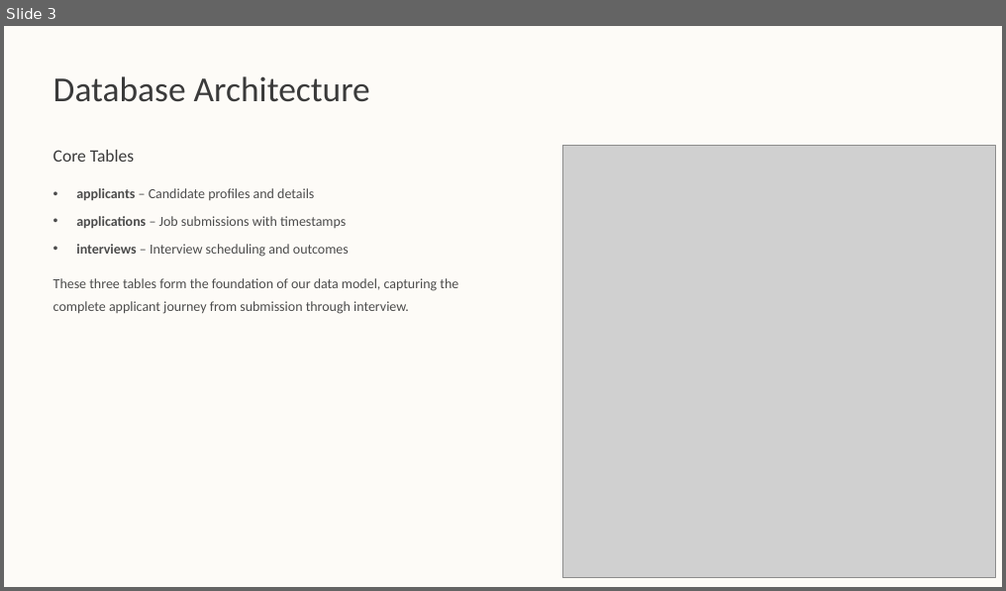
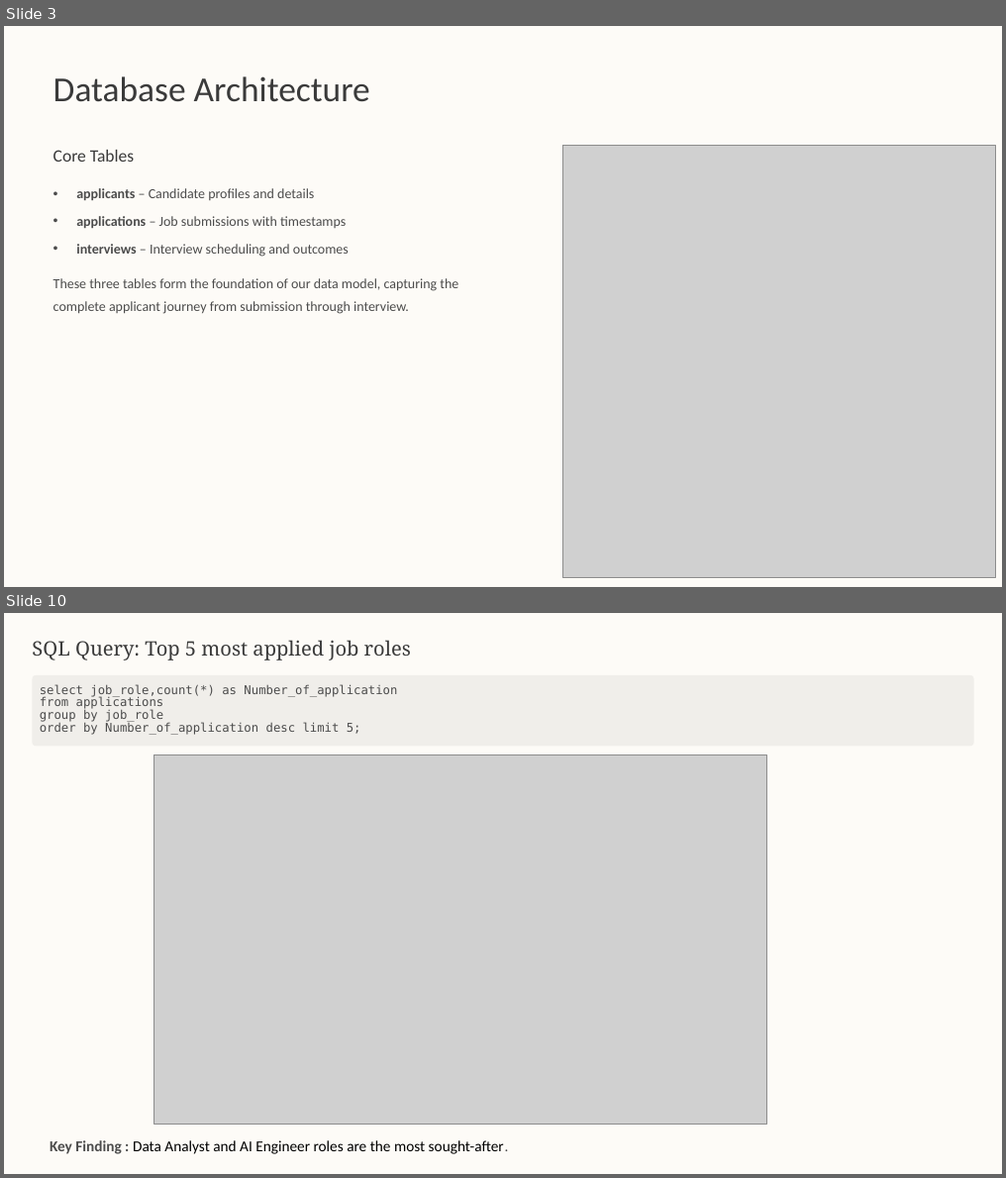
Before and after one commit to tusharshukla34/Job-Application-Tracker-With-SQL-and-Python-libraries, a slide deck: Job-Application-Tracker.pptx. Shown one above the other, each under a label of ours: slide 3 before the commit, slides 3 and 10 after it; the slides between them are not shown. The pictures are 1006x591 and 1006x1178 pixels, drawn with LibreOffice and Linux fonts; fonts in the diff are those of the drawing; grey boxes stand for pictures; background and template pictures are left out. Boxes give left, top, right and bottom in pixels: in the first picture for what was removed or moved away, otherwise in the second. Text is boxed around its words. In the diff, an @@ line names an element or a change of style, - is before the commit and + after.

```diff
--- a/Job-Application-Tracker.pptx
+++ b/Job-Application-Tracker.pptx
@@ slide 10 added at [4, 613, 1002, 1174], background #FFFFFF at 94% opacity; not listed: 1 template element that a slide beside it also shows @@
@@ text added at [32, 640, 411, 661], 23 pt, text #3A3A3A @@
+SQL Query: Top 5 most applied job roles
@@ rounded rectangle added at [32, 675, 974, 747], fill #F0EEEA @@
@@ text added at [40, 684, 397, 735], 14 pt, text #4C4C4C @@
+select job_role,count(*) as Number_of_application
+from applications
+group by job_role
+order by Number_of_application desc limit 5;
@@ picture added at [153, 756, 766, 1125] @@
@@ text added at [50, 1141, 509, 1155], 17.5 pt, text #000000 @@
+Key Finding : Data Analyst and AI Engineer roles are the most sought-after.
@@ rectangle added at [876, 1134, 1002, 1168], fill #FDFBF7 @@
```
Also in this commit, not shown: 6 other slides changed, 5 other slides added, 6 slides removed.
